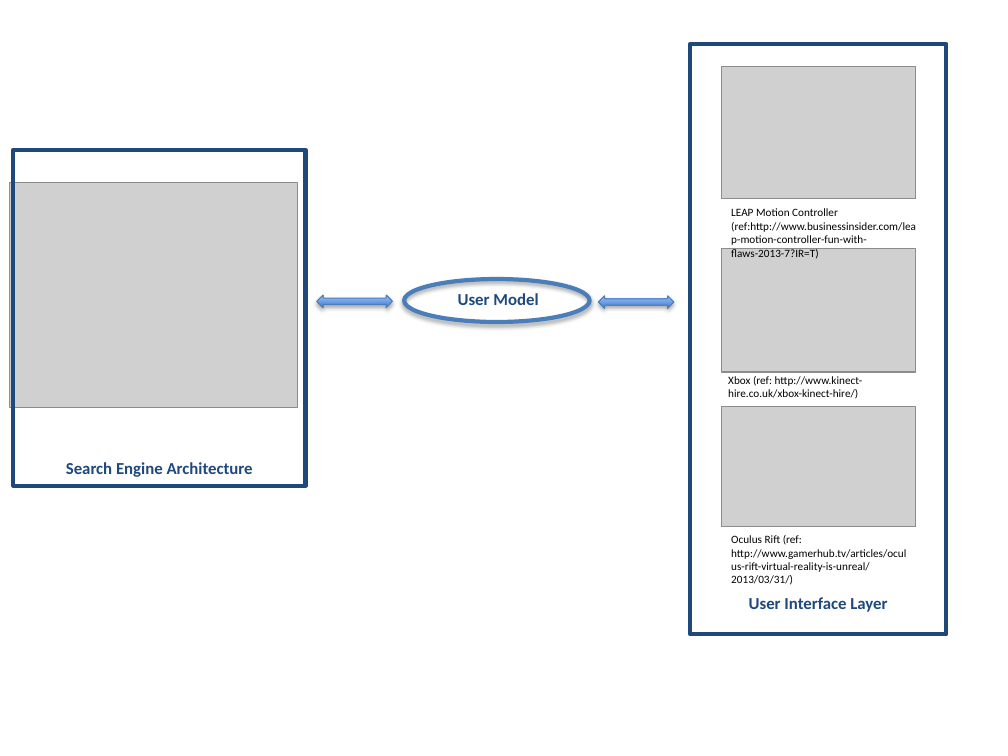
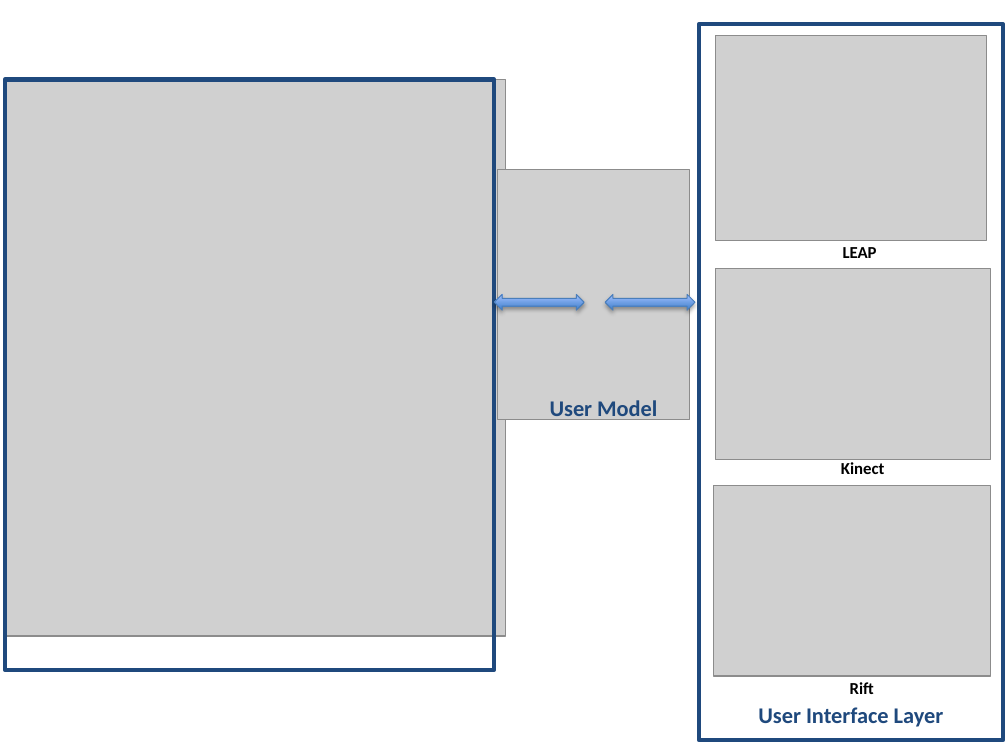
Before and after one commit to BBK-SDP-2015-emassa01/Proposal, a slide deck: slide 1 of images/searchEngArchi1.pptx. Drawn at 1008x756 pixels with LibreOffice and Linux fonts; fonts in the diff are those of the drawing; grey boxes stand for pictures. Boxes give left, top, right and bottom in pixels: in the first picture for what was removed or moved away, otherwise in the second. Text is boxed around its words. In the diff, an @@ line names an element or a change of style, - is before the commit and + after.

```diff
--- a/images/searchEngArchi1.pptx
+++ b/images/searchEngArchi1.pptx
@@ rectangle "User Interface Layer" resized from (x1=690, y1=44, x2=947, y2=635) to (x1=699, y1=24, x2=1003, y2=740) @@
@@ rectangle "User Interface Layer" at (x1=699, y1=24, x2=1003, y2=740): size 12 to 16 pt @@
@@ picture resized from (x1=721, y1=67, x2=915, y2=198) to (x1=716, y1=35, x2=987, y2=241) @@
@@ rectangle added at (x1=5, y1=80, x2=494, y2=670), outline #1F497D 3 pt @@
@@ picture added at (x1=7, y1=80, x2=506, y2=636) @@
@@ rectangle removed at (x1=13, y1=150, x2=305, y2=486) @@
-Search Engine Architecture
@@ picture added at (x1=498, y1=169, x2=689, y2=419) @@
@@ picture removed at (x1=10, y1=182, x2=297, y2=407) @@
@@ picture resized from (x1=721, y1=248, x2=915, y2=372) to (x1=716, y1=269, x2=991, y2=460) @@
@@ text at (x1=843, y1=247, x2=877, y2=258): text changed; size 8 to 12 pt; bold on @@
-LEAP Motion Controller (ref:http://www.businessinsider.com/leap-motion-controller-fun-with-flaws-2013-7?IR=T)
+LEAP
@@ ellipse removed at (x1=404, y1=279, x2=590, y2=323) @@
@@ left right arrow resized from (x1=317, y1=295, x2=392, y2=307) to (x1=494, y1=294, x2=584, y2=310) @@
@@ left right arrow resized from (x1=599, y1=295, x2=674, y2=307) to (x1=605, y1=294, x2=695, y2=310) @@
@@ text "User Model" at (x1=550, y1=400, x2=657, y2=422): size 12 to 16 pt @@
@@ text "User Model" moved from (x1=458, y1=293, x2=538, y2=305) to (x1=550, y1=400, x2=657, y2=422) @@
@@ text at (x1=841, y1=462, x2=885, y2=474): text changed; size 8 to 12 pt; bold on @@
-Xbox (ref: http://www.kinect-hire.co.uk/xbox-kinect-hire/)
+Kinect
@@ picture resized from (x1=721, y1=406, x2=915, y2=526) to (x1=714, y1=486, x2=990, y2=676) @@
@@ text at (x1=850, y1=682, x2=874, y2=694): text changed; size 8 to 12 pt; bold on @@
-Oculus Rift (ref: http://www.gamerhub.tv/articles/oculus-rift-virtual-reality-is-unreal/2013/03/31/)
+Rift
```
Also in this commit, not shown: 12 other files.
